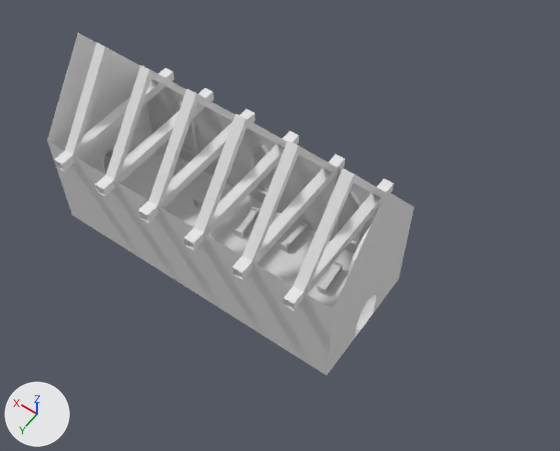
The Blender file Assets/Models/Iteration - Levels/Iteration 3/6 - Church.blend: old version first, new version second.
One viewpoint serves both versions: a camera (50 mm lens) standing at (-11.4, 16.2, 25.2) and looking at (-1.3, 2.0, 3.0). The axes (+X, +Y, +Z) are drawn at lower left. The lights are the same throughout. The older version comes first.
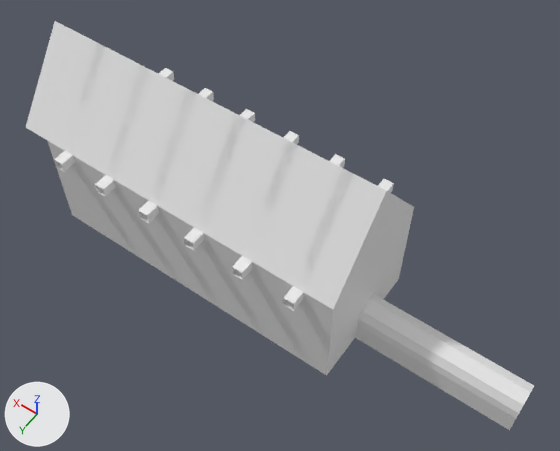
Pixel boxes [x1, y1, x2, y2] of what changed, in the pictures (560 x 451 px):
```json
{"object": "Plane", "change": "reshaped", "before": [47, 33, 414, 376], "after": [47, 140, 534, 430]}
{"object": "Plane.001", "change": "shown", "after": [26, 21, 386, 309]}
{"part": 1, "of": "me_plane_001", "change": "added", "after": [355, 294, 534, 430]}
{"object": "Plane.002", "change": "unchanged, covered by the edit", "before": [65, 43, 386, 292], "after": [66, 45, 354, 287]}
{"object": "Plane.005", "change": "unchanged, covered by the edit", "before": [232, 154, 345, 280], "after": [232, 154, 345, 280]}
{"object": "Plane.003", "change": "unchanged, covered by the edit", "before": [283, 179, 394, 311], "after": [283, 179, 394, 311]}
{"object": "Plane.006", "change": "unchanged, covered by the edit", "before": [184, 131, 299, 250], "after": [184, 131, 299, 250]}
```

The change, as JSON lines over the scene's bpy script:
```json
{"block": "me_plane_001", "where": "# used by ob_plane; location = (-1.81, 1.87, -0.5)"}
{"block": "me_plane_001", "where": "# verts and faces of me_plane_001; kept vertices keep their numbers, new ones are numbered from 24"}
{"block": "me_plane_001", "where": "# before: 0 (-3.3, -0.66, 0.0) at pixel (373, 313), 2 (-3.3, 0.0, 1.86) at pixel (368, 298), 3 (-3.3, -0.66, 0.98) at pixel (375, 299), 4 (-3.3, -0.44, 1.62) at pixel (374, 294), 5 (-3.3, -0.62, 1.3) at pixel (375, 295)"}
{"block": "me_plane_001", "where": "# before: 7 (-3.3, 0.0, 0.0) at pixel (364, 325)"}
{"op": "remove", "block": "me_plane_001", "code": "me_plane_001.from_pydata(...)  # 24 vertices, 9 faces; spans x -3.3..9.62, y -2.61..0.0, z 0.0..7.89"}
{"op": "add", "block": "me_plane_001", "code": "me_plane_001.from_pydata(...)  # 30 vertices, 14 faces; spans x -9.63..9.62, y -2.61..0.0, z 0.0..7.89"}
{"block": "me_plane_001", "change": "me_plane_001 part 1"}
{"op": "add", "block": "me_plane_001", "code": "for new, old in zip([*range(24, 30)], [0, *range(2, 6), 7]): verts[new] = verts[old] + (-6.33, 0.0, 0.0)"}
{"op": "add", "block": "me_plane_001", "code": "faces += [(4, 5, 28, 27), (3, 26, 28, 5), (0, 7, 29, 24), (0, 24, 26, 3), (2, 4, 27, 25)]"}
{"op": "remove", "block": "ob_plane_001", "code": "ob_plane_001.hide_set(True)"}
```
